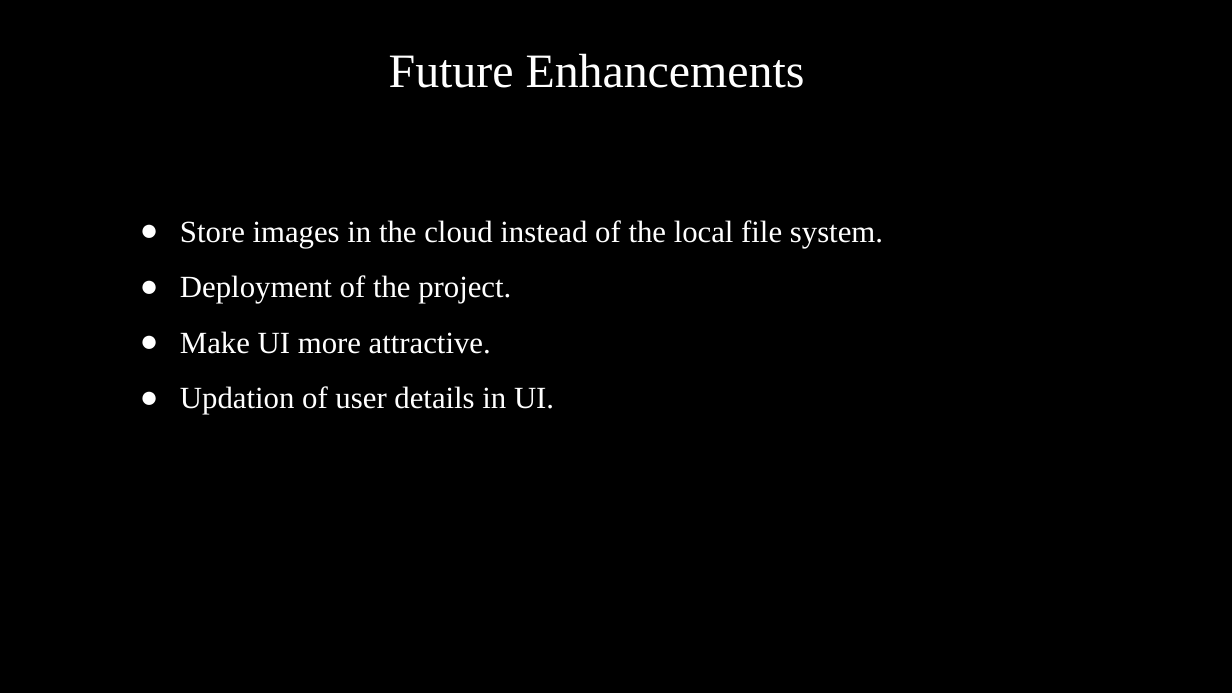
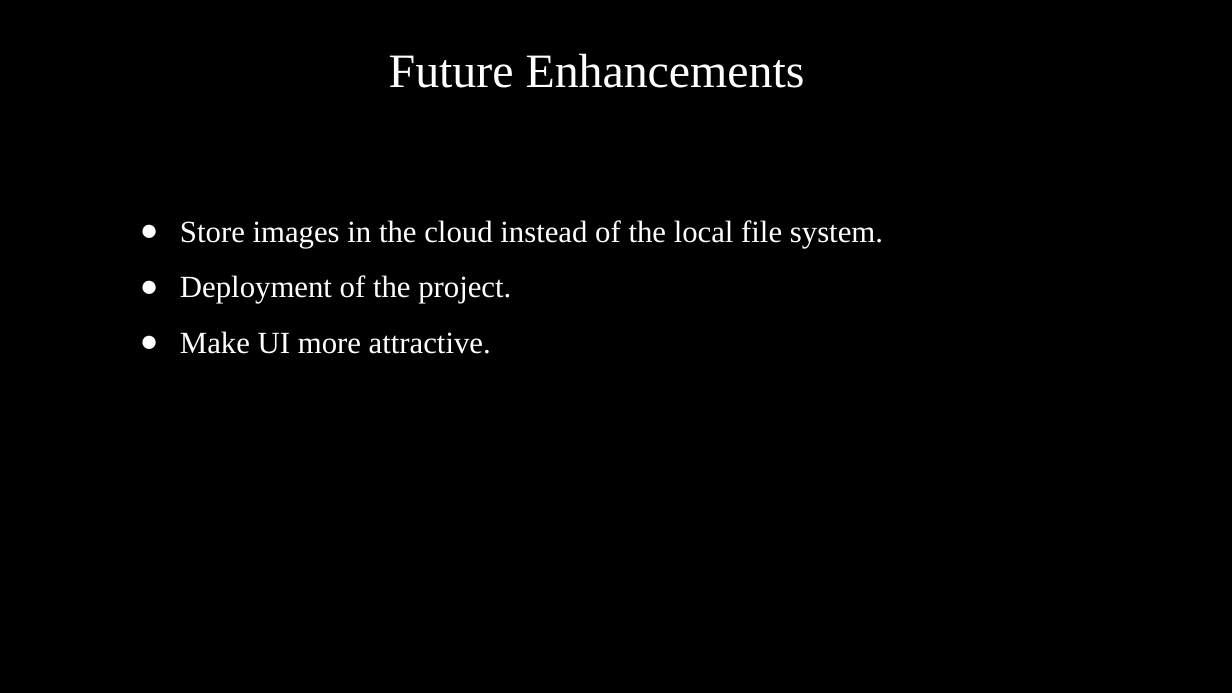
Before and after one commit to gh-gaurav/Reimbursement-Portal, a slide deck: slide 14 of Reimbursement Portal-1.pptx. Drawn at 1232x693 pixels with LibreOffice and Linux fonts; fonts in the diff are those of the drawing. Boxes give left, top, right and bottom in pixels: in the first picture for what was removed or moved away, otherwise in the second. Text is boxed around its words. In the diff, an @@ line names an element or a change of style, - is before the commit and + after.

```diff
--- a/Reimbursement Portal-1.pptx
+++ b/Reimbursement Portal-1.pptx
@@ text at (x1=180, y1=386, x2=554, y2=414): paragraph removed @@
-● Updation of user details in UI.
```
Also in this commit, not shown: 3 other slides changed, 8 other files.
